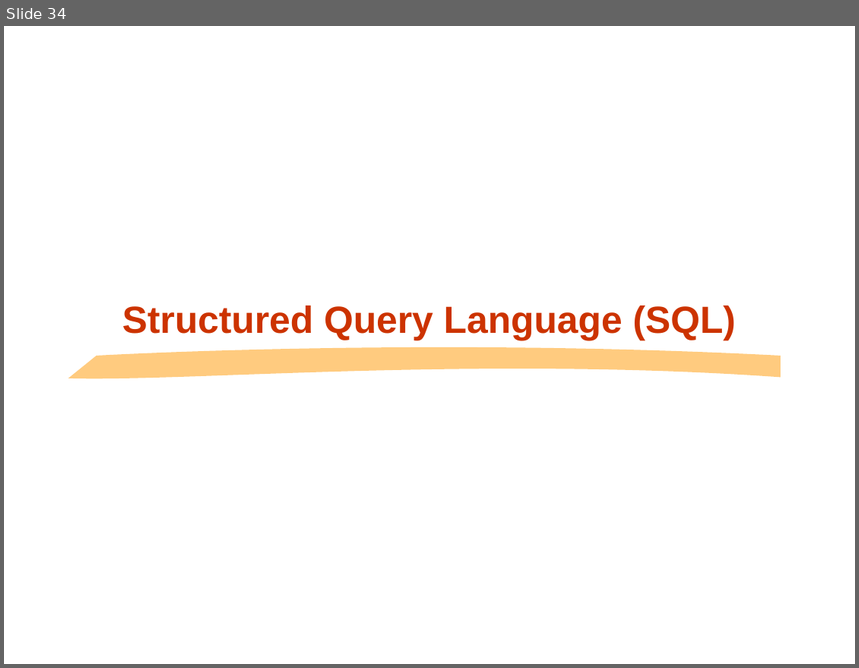
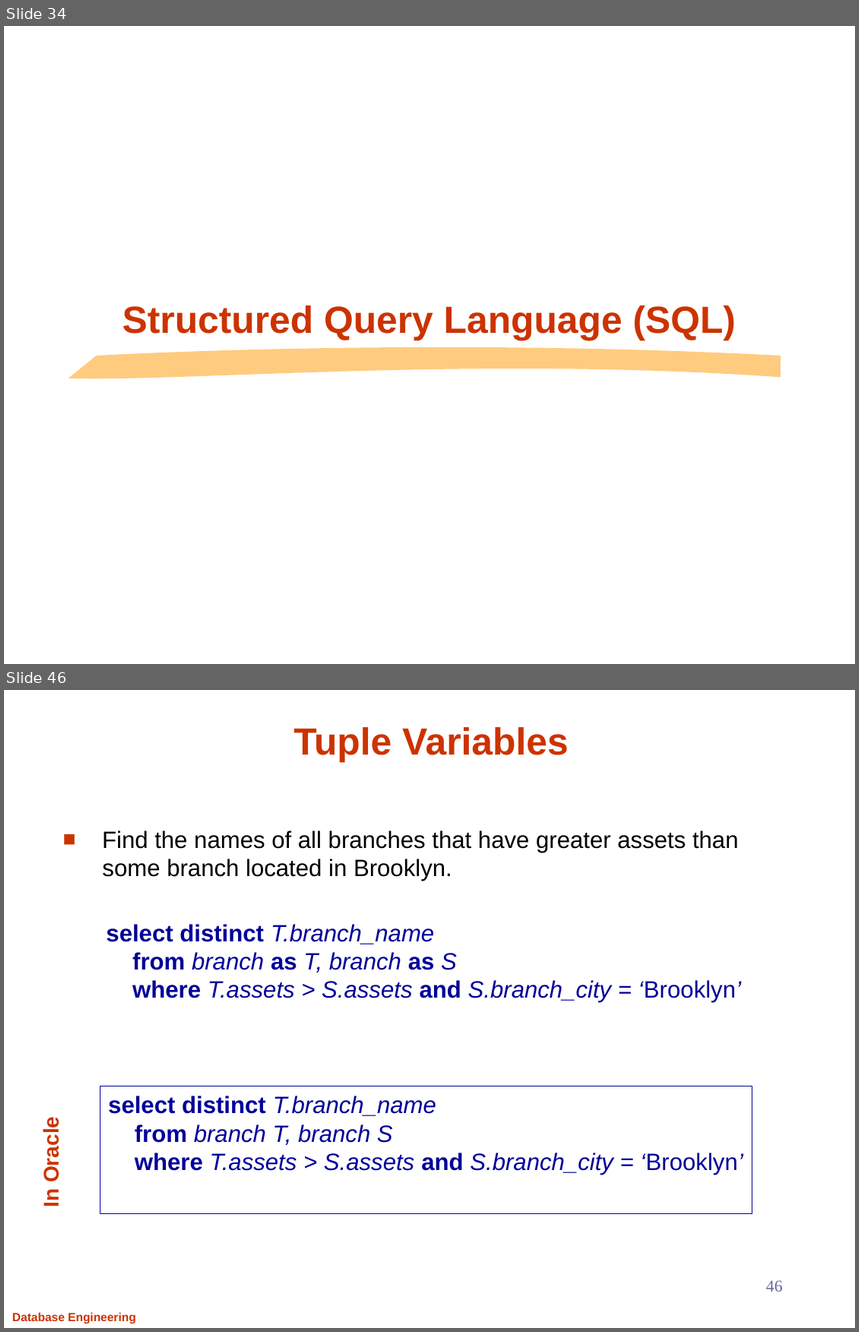
Before and after one commit to Aashishsharma/Learnings, a slide deck: RDBMS/DB.pptx. Shown one above the other, each under a label of ours: slide 34 before the commit, slides 34 and 46 after it; the slides between them are not shown. The pictures are 859x668 and 859x1332 pixels, drawn with LibreOffice and Linux fonts; fonts in the diff are those of the drawing; background and template pictures are left out. Boxes give left, top, right and bottom in pixels: in the first picture for what was removed or moved away, otherwise in the second. Text is boxed around its words. In the diff, an @@ line names an element or a change of style, - is before the commit and + after.

```diff
--- a/RDBMS/DB.pptx
+++ b/RDBMS/DB.pptx
@@ slide 46 added at (x1=4, y1=690, x2=855, y2=1328), background #FFFFFF @@
@@ title added at (x1=294, y1=727, x2=569, y2=763), 32 pt, text #CC3300, bold @@
+Tuple Variables
@@ text added at (x1=102, y1=831, x2=739, y2=882), 20 pt, text #000000 @@
+■ Find the names of all branches that have greater assets than
+  some branch located in Brooklyn.
@@ text added at (x1=106, y1=924, x2=741, y2=1003), 20 pt, text #000099, italic @@
+select distinct T.branch_name
+from branch as T, branch as S
+where T.assets > S.assets and S.branch_city = ‘Brooklyn’
@@ rectangle added at (x1=101, y1=1086, x2=752, y2=1214), outline #000099 0.75 pt, 20 pt, text #000099, italic @@
+select distinct T.branch_name
+from branch T, branch S
+where T.assets > S.assets and S.branch_city = ‘Brooklyn’
@@ text added at (x1=40, y1=1123, x2=63, y2=1206), 18 pt, text #CC3300, bold @@
+In Oracle
@@ page number added at (x1=766, y1=1281, x2=783, y2=1292), 14 pt, text #666699 @@
+46
@@ text added at (x1=12, y1=1312, x2=136, y2=1324), 10 pt, text #CC3300, bold @@
+Database Engineering
```
Also in this commit, not shown: 66 other slides added, 1 other file.
